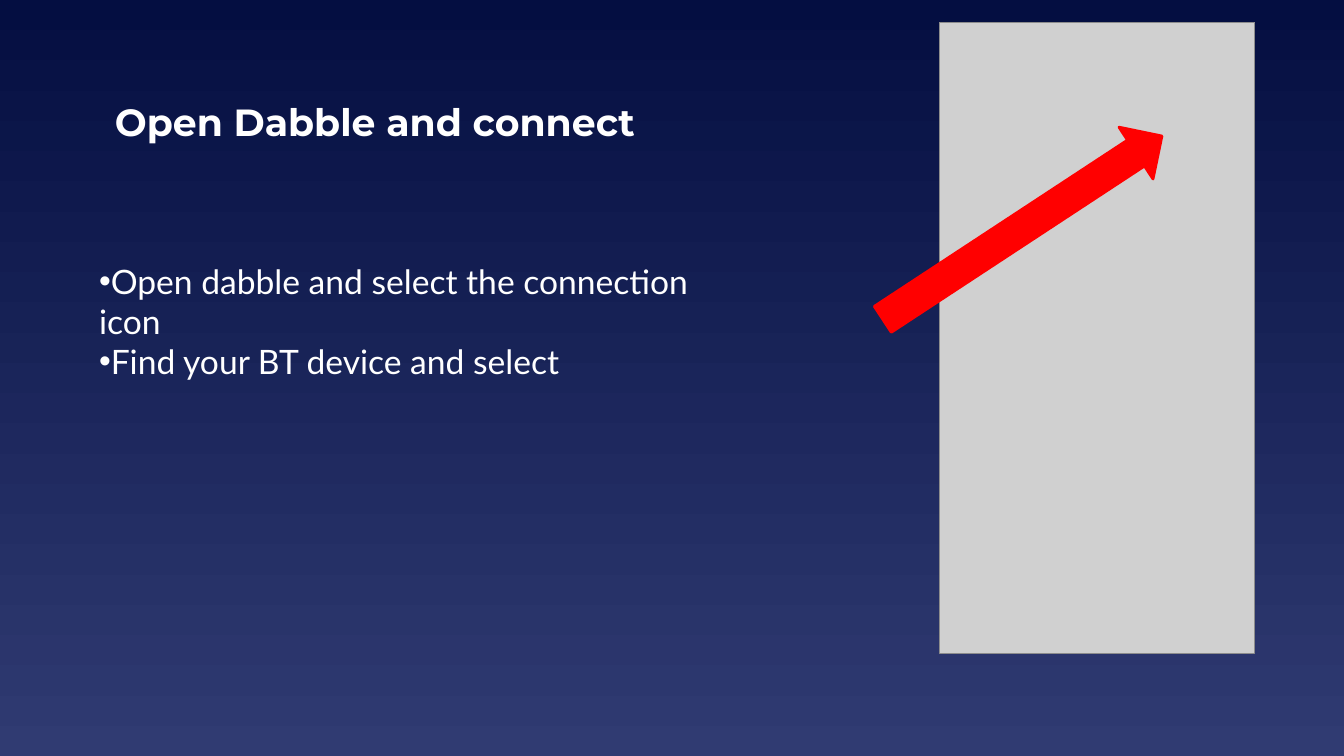
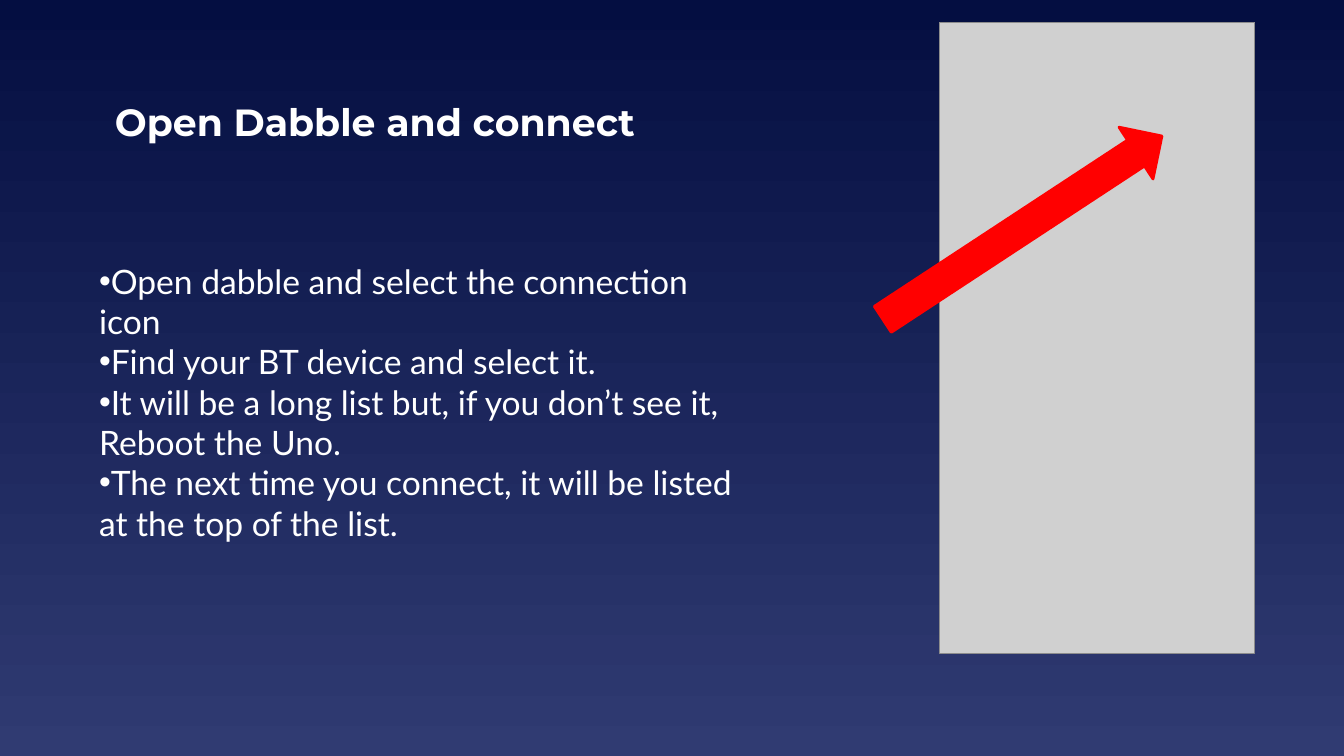
Before and after one commit to EELabMan/Arduino-9-Bluetooth, a slide deck: slide 21 of UTA EE Labs - Bluetooth.pptx (slide 17 before the commit). Drawn at 1344x756 pixels with LibreOffice and Linux fonts; fonts in the diff are those of the drawing; grey boxes stand for pictures. Boxes give left, top, right and bottom in pixels: in the first picture for what was removed or moved away, otherwise in the second. Text is boxed around its words. In the diff, an @@ line names an element or a change of style, - is before the commit and + after.

```diff
--- a/UTA EE Labs - Bluetooth.pptx
+++ b/UTA EE Labs - Bluetooth.pptx
@@ text at (99, 349, 732, 542): text changed @@
-• Find your BT device and select
+• Find your BT device and select it.
+• It will be a long list but, if you don’t see it, Reboot the Uno.
+• The next time you connect, it will be listed at the top of the list.
```
Also in this commit, not shown: 13 other slides changed, 5 slides added, 1 slide removed.
